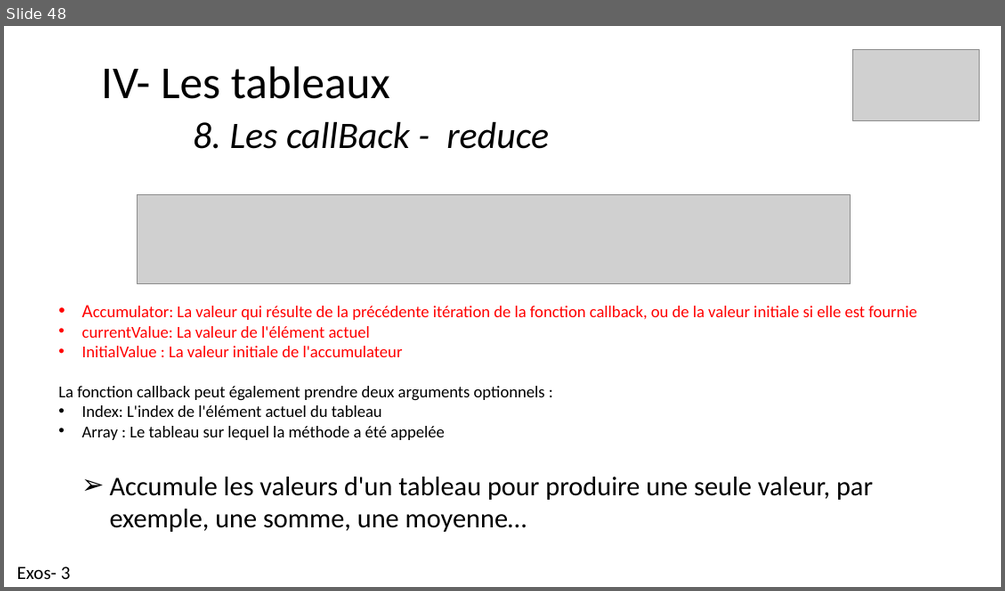
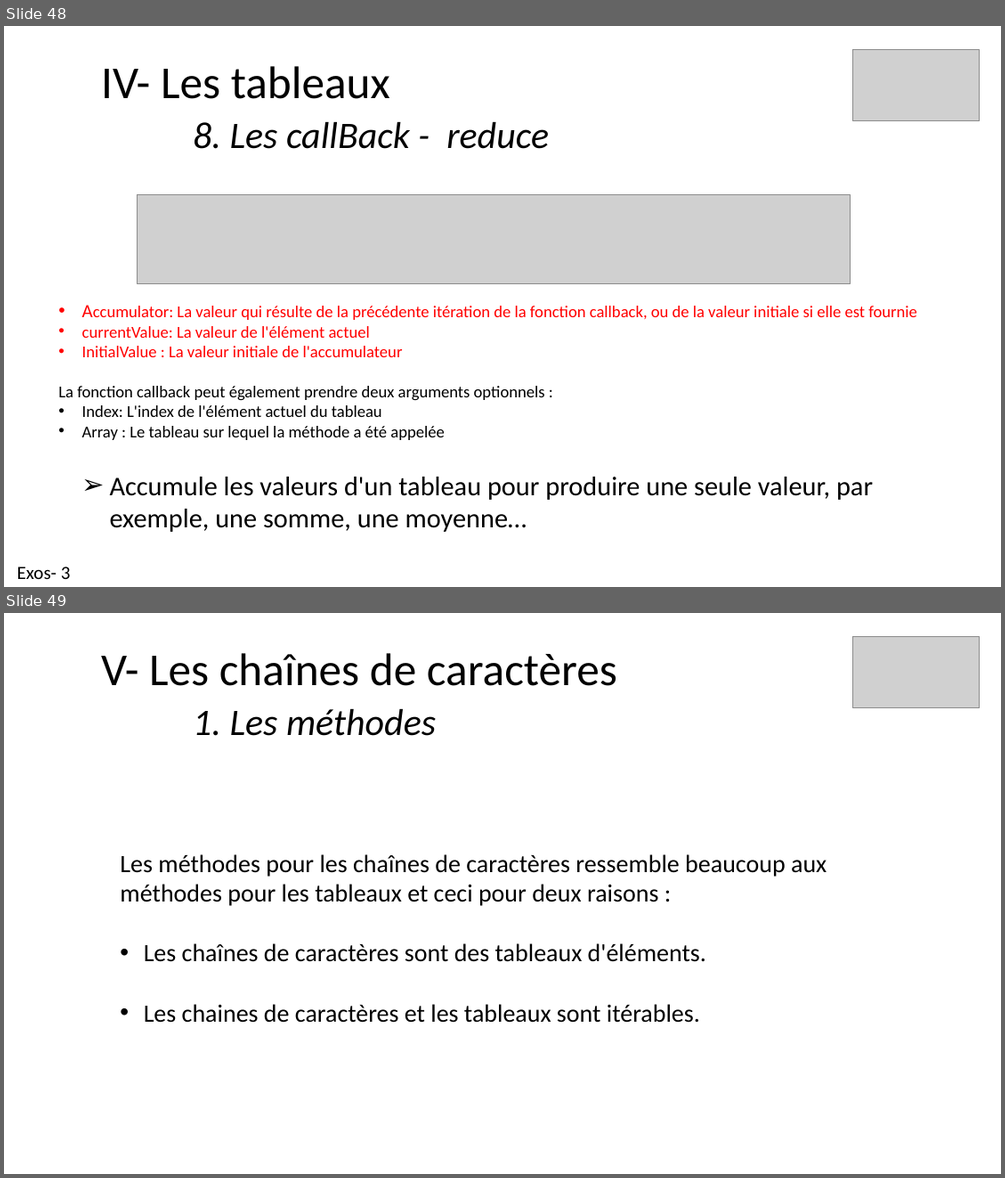
Before and after one commit to ArMb57/JavaScript, a slide deck: cours.pptx. Shown one above the other, each under a label of ours: slide 48 before the commit, slides 48 and 49 after it. The pictures are 1005x591 and 1005x1178 pixels, drawn with LibreOffice and Linux fonts; fonts in the diff are those of the drawing; grey boxes stand for pictures. Boxes give left, top, right and bottom in pixels: in the first picture for what was removed or moved away, otherwise in the second. Text is boxed around its words. In the diff, an @@ line names an element or a change of style, - is before the commit and + after.

```diff
--- a/cours.pptx
+++ b/cours.pptx
@@ slide 49 added at (4,613,1001,1174), background #FFFFFF @@
@@ picture added at (853,636,979,708) @@
@@ title added at (101,653,617,736), 44 pt, text #000000 @@
+V- Les chaînes de caractères
+1. Les méthodes
@@ text added at (120,854,826,1022), 24 pt, text #000000 @@
+Les méthodes pour les chaînes de caractères ressemble beaucoup aux méthodes pour les tableaux et ceci pour deux raisons :
+• Les chaînes de caractères sont des tableaux d'éléments.
+• Les chaines de caractères et les tableaux sont itérables.
```
Also in this commit, not shown: 3 other slides added, 4 other files.
